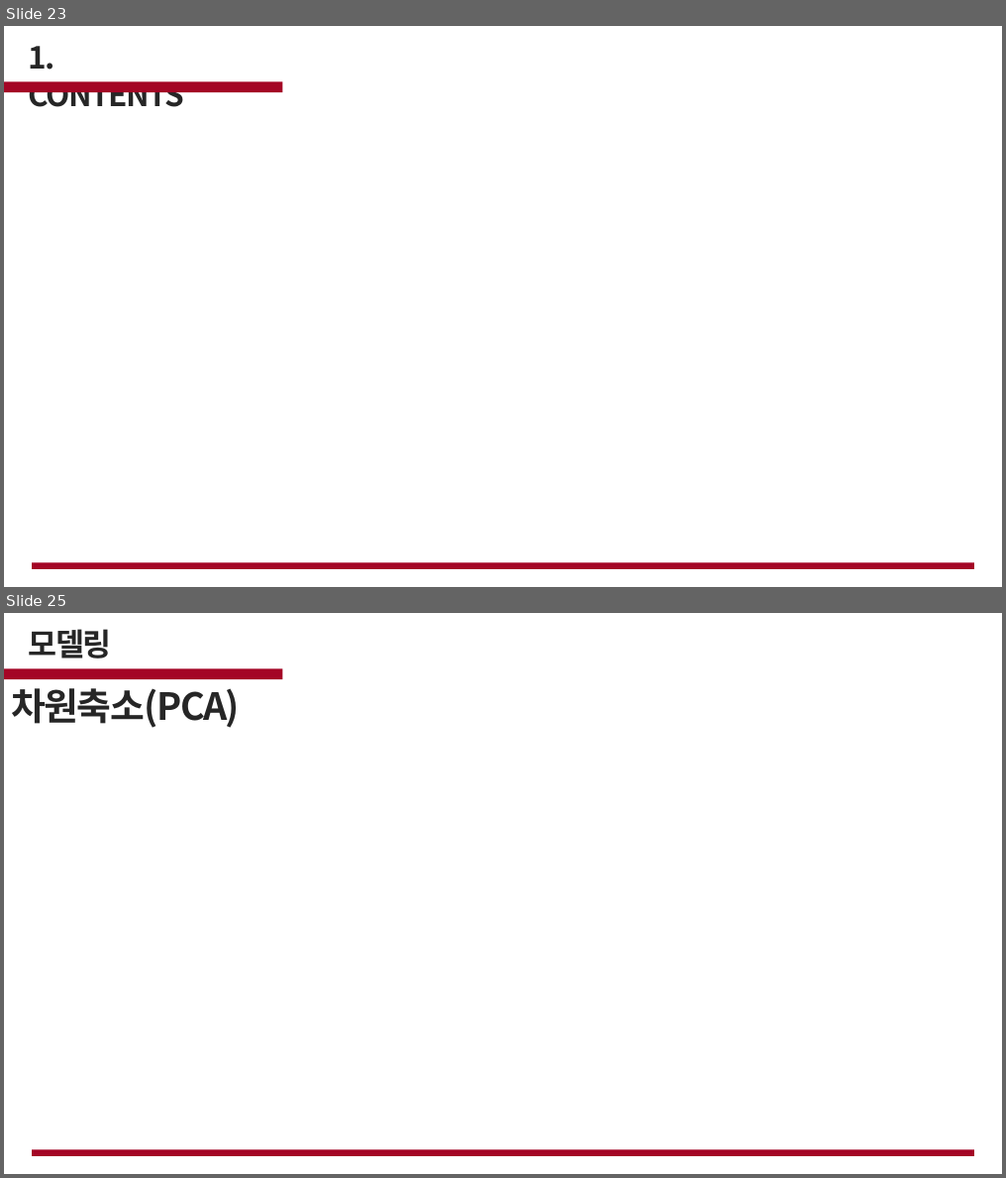
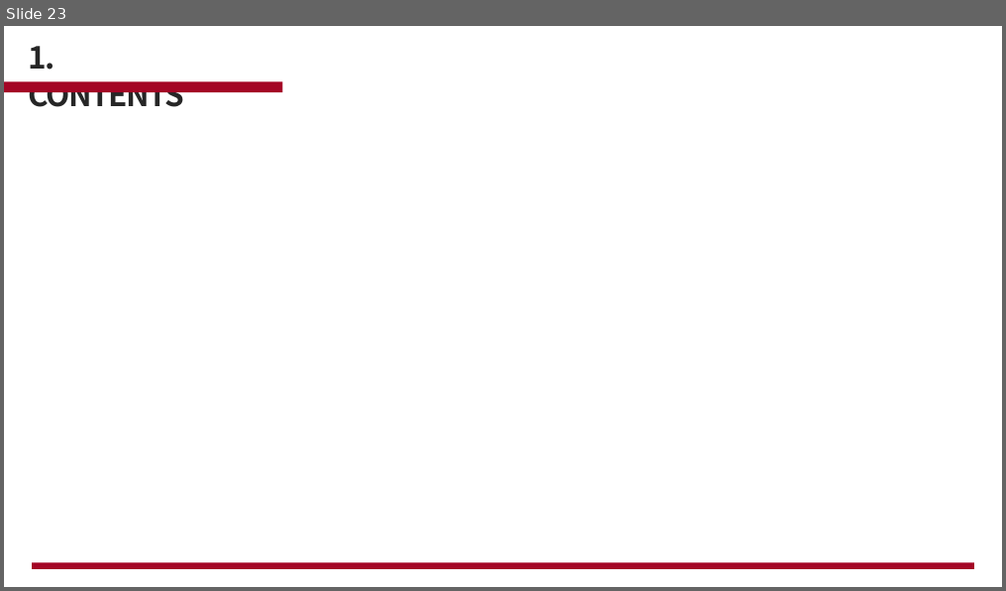
Before and after one commit to cjsgk106/fire-prediction-analysis, a slide deck: work/화재.pptx. Shown one above the other, each under a label of ours: slides 23 and 25 before the commit, slide 23 after it; the slides between them are not shown. The pictures are 1006x1178 and 1006x591 pixels, drawn with LibreOffice and Linux fonts; fonts in the diff are those of the drawing; background and template pictures are left out. Boxes give left, top, right and bottom in pixels: in the first picture for what was removed or moved away, otherwise in the second. Text is boxed around its words. In the diff, an @@ line names an element or a change of style, - is before the commit and + after.

```diff
--- a/work/화재.pptx
+++ b/work/화재.pptx
@@ slide 25 removed at (4, 613, 1002, 1174), background picture (left out) @@
@@ text removed at (29, 629, 112, 659) @@
-모델링
@@ rectangle removed at (4, 669, 282, 679) @@
@@ text removed at (11, 688, 240, 728) @@
-차원축소(PCA)
@@ freeform shape removed at (143, 827, 212, 891) @@
@@ rectangle removed at (32, 1150, 974, 1157) @@
```
Also in this commit, not shown: 5 slides changed, 1 slide added, 2 other slides removed.
